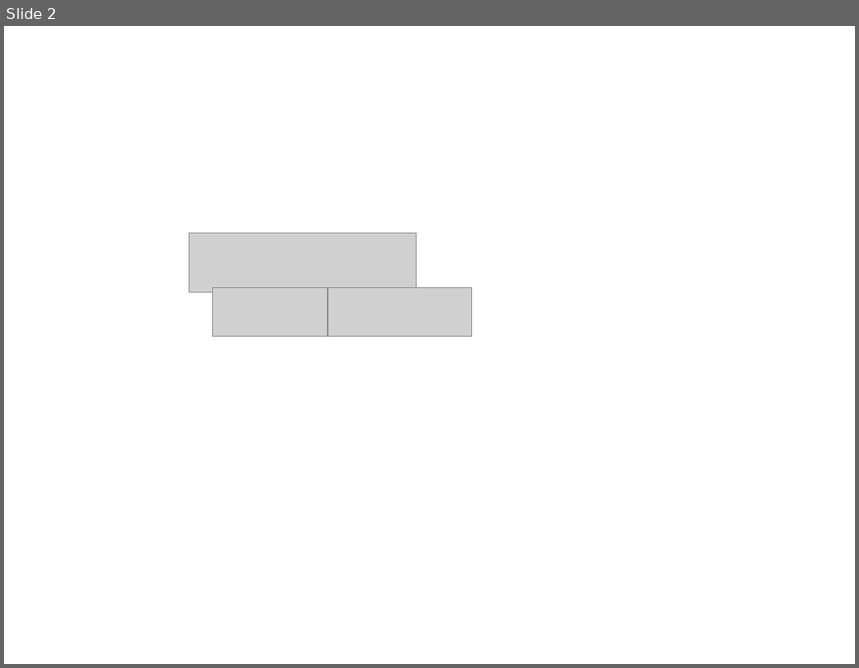
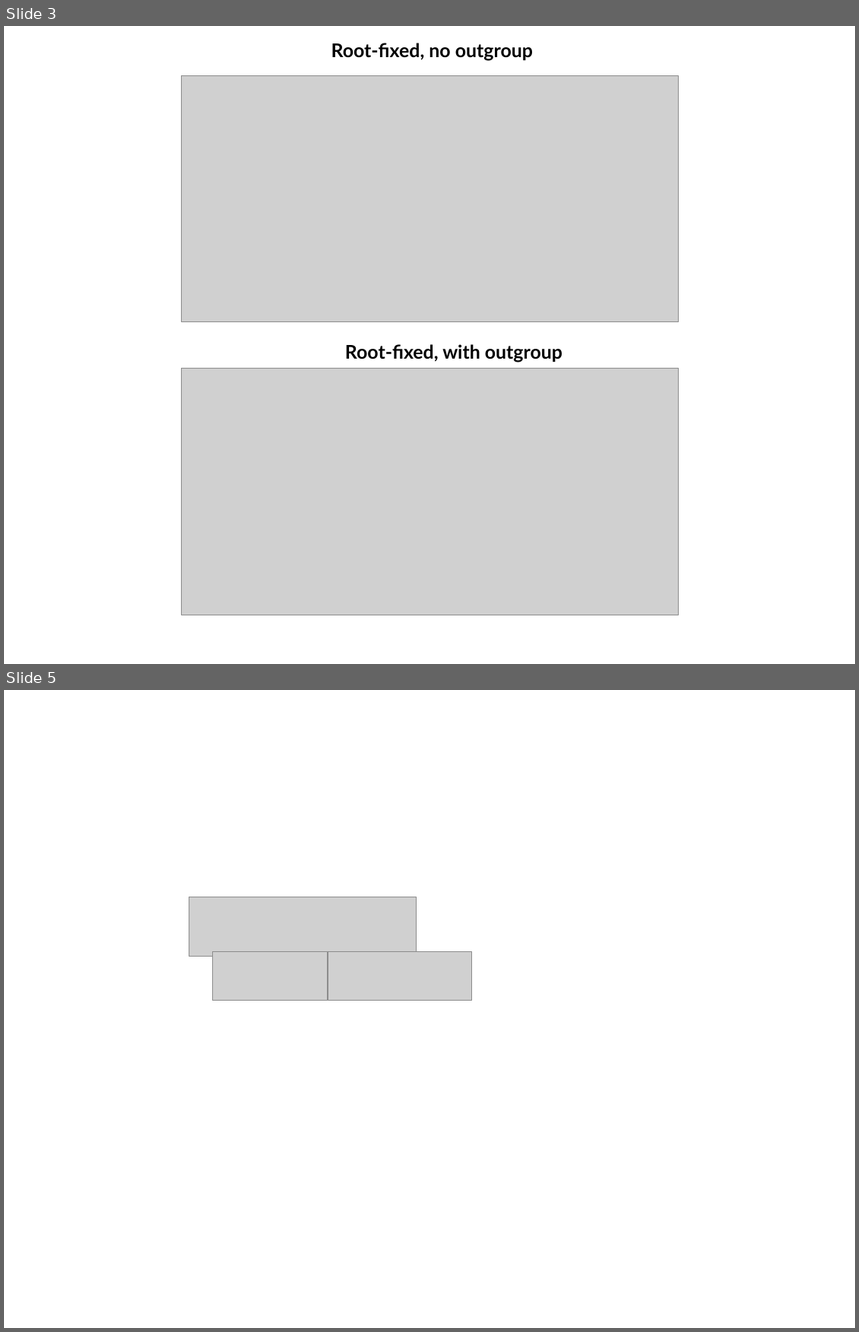
Before and after one commit to ytabatabaee/coalescent-based-dating, a slide deck: theory/figures.pptx. Shown one above the other, each under a label of ours: slide 2 before the commit, slides 3 and 5 after it; the slides between them are not shown. The pictures are 859x668 and 859x1332 pixels, drawn with LibreOffice and Linux fonts; fonts in the diff are those of the drawing; grey boxes stand for pictures. Boxes give left, top, right and bottom in pixels: in the first picture for what was removed or moved away, otherwise in the second. Text is boxed around its words. In the diff, an @@ line names an element or a change of style, - is before the commit and + after.

```diff
--- a/theory/figures.pptx
+++ b/theory/figures.pptx
@@ slide 3 added at (4,26,855,664), background #FFFFFF @@
@@ text added at (332,43,533,61), 32 pt, text #000000, bold @@
+Root-fixed, no outgroup
@@ picture added at (181,75,678,322) @@
@@ text added at (345,344,563,363), 32 pt, text #000000, bold @@
+Root-fixed, with outgroup
@@ picture added at (181,369,678,615) @@
@@ what was slide 2 is now slide 5 @@
```
Also in this commit, not shown: 3 other slides added, 1 slide removed, 13 other files.
